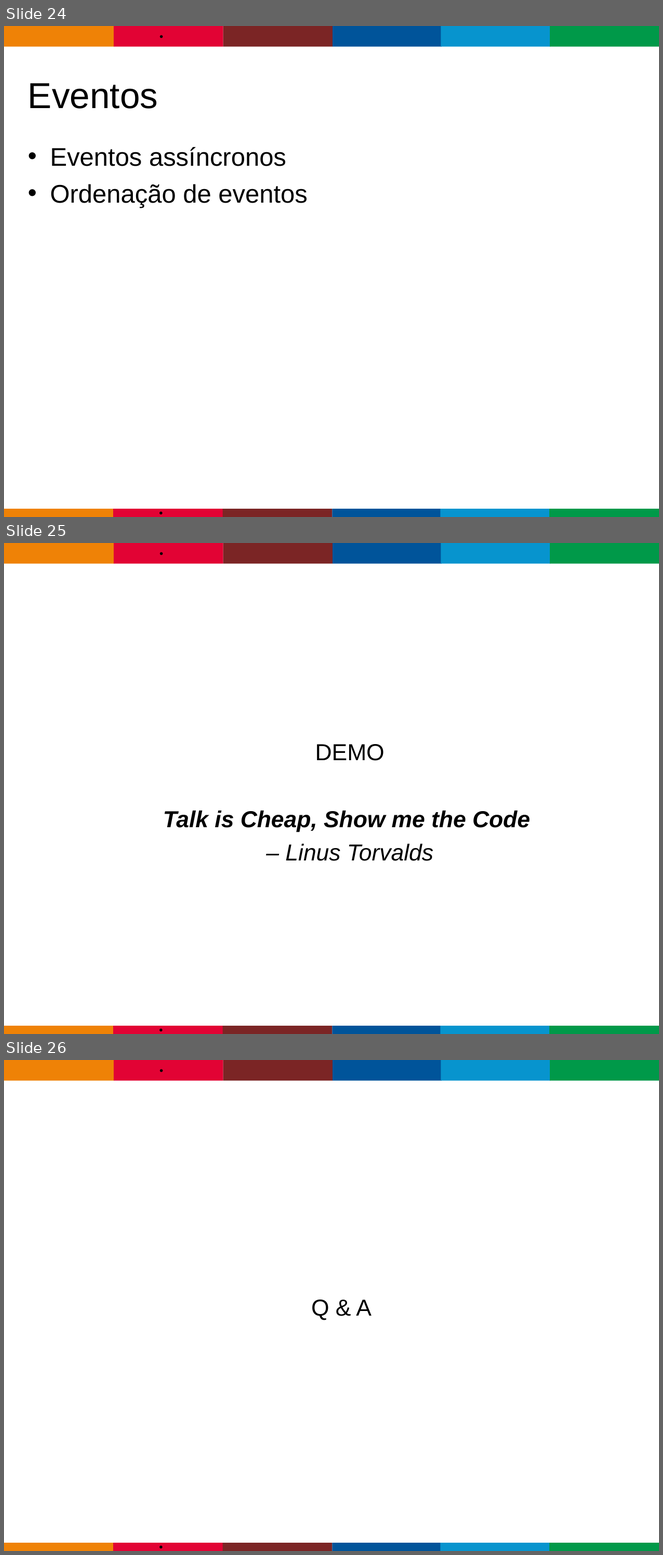
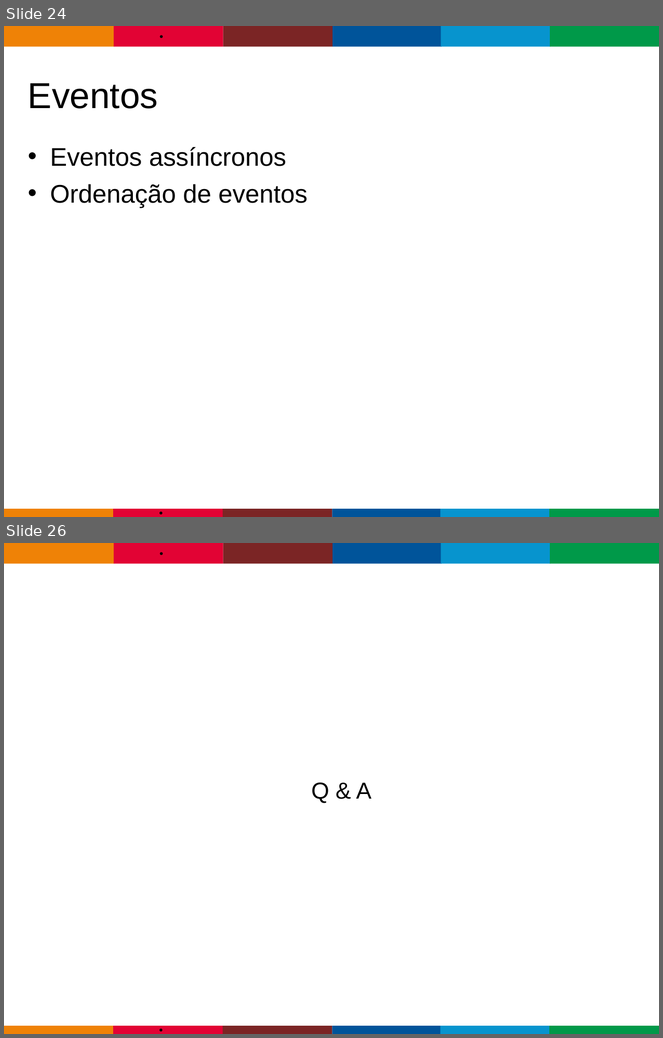
Before and after one commit to gastaldi/talks, a slide deck: CDI/TDC2015/TDC_2015-CDI-2.0.odp. Shown one above the other, each under a label of ours: slides 24, 25 and 26 before the commit, slides 24 and 26 after it; the slides between them are not shown. The pictures are 663x1555 and 663x1038 pixels, drawn with LibreOffice and Linux fonts; fonts in the diff are those of the drawing; background and template pictures are left out. Boxes give left, top, right and bottom in pixels: in the first picture for what was removed or moved away, otherwise in the second. Text is boxed around its words. In the diff, an @@ line names an element or a change of style, - is before the commit and + after.

```diff
--- a/CDI/TDC2015/TDC_2015-CDI-2.0.odp
+++ b/CDI/TDC2015/TDC_2015-CDI-2.0.odp
@@ slide 25 removed at <box>4,543,659,1034</box>, background #FFFFFF; not listed: 13 template elements that a slide beside it also shows @@
@@ subtitle removed at <box>163,744,530,861</box> @@
-DEMO
-Talk is Cheap, Show me the Code
-– Linus Torvalds
```
Also in this commit, not shown: 1 slide added.
